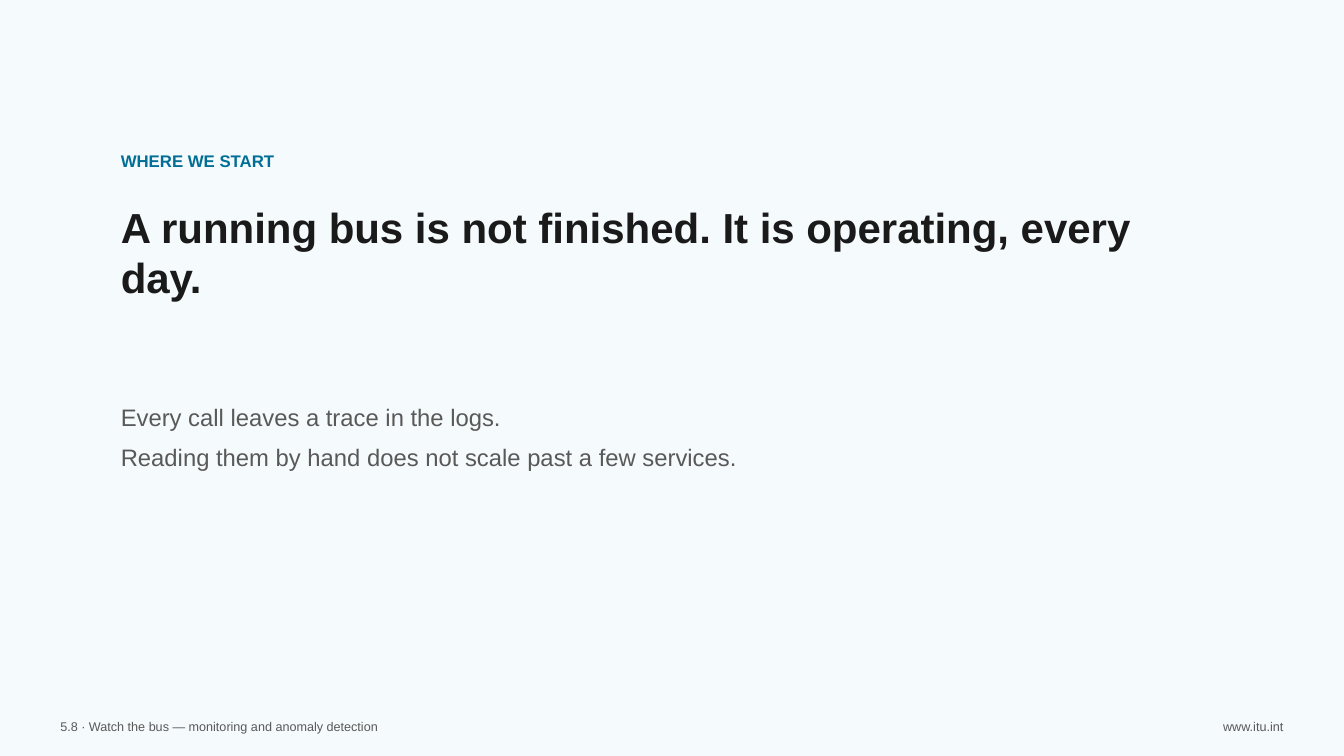
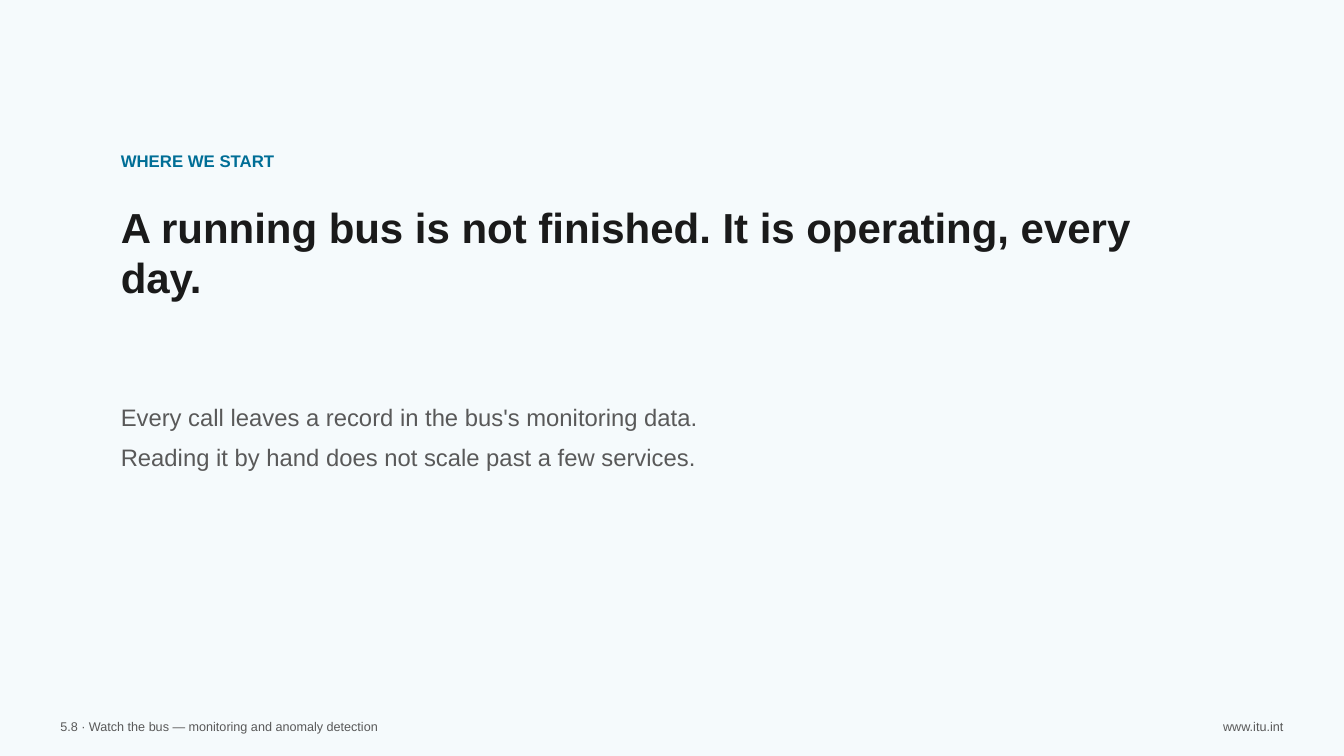
Before and after one commit to aarelaponin/geatdm-framework, a slide deck: slide 69 of 10-Knowledge-Products/KP2-GIF/videos/module_5/en/decks/KP2_M5_Deck_v0.3.pptx. Drawn at 1344x756 pixels with LibreOffice and Linux fonts; fonts in the diff are those of the drawing. Boxes give left, top, right and bottom in pixels: in the first picture for what was removed or moved away, otherwise in the second. Text is boxed around its words. In the diff, an @@ line names an element or a change of style, - is before the commit and + after.

```diff
--- a/10-Knowledge-Products/KP2-GIF/videos/module_5/en/decks/KP2_M5_Deck_v0.3.pptx
+++ b/10-Knowledge-Products/KP2-GIF/videos/module_5/en/decks/KP2_M5_Deck_v0.3.pptx
@@ text at [121, 408, 697, 471]: text changed @@
-Every call leaves a trace in the logs.
-Reading them by hand does not scale past a few services.
+Every call leaves a record in the bus's monitoring data.
+Reading it by hand does not scale past a few services.
```
Also in this commit, not shown: 5 other slides changed, 1 slide removed, 16 other files.
